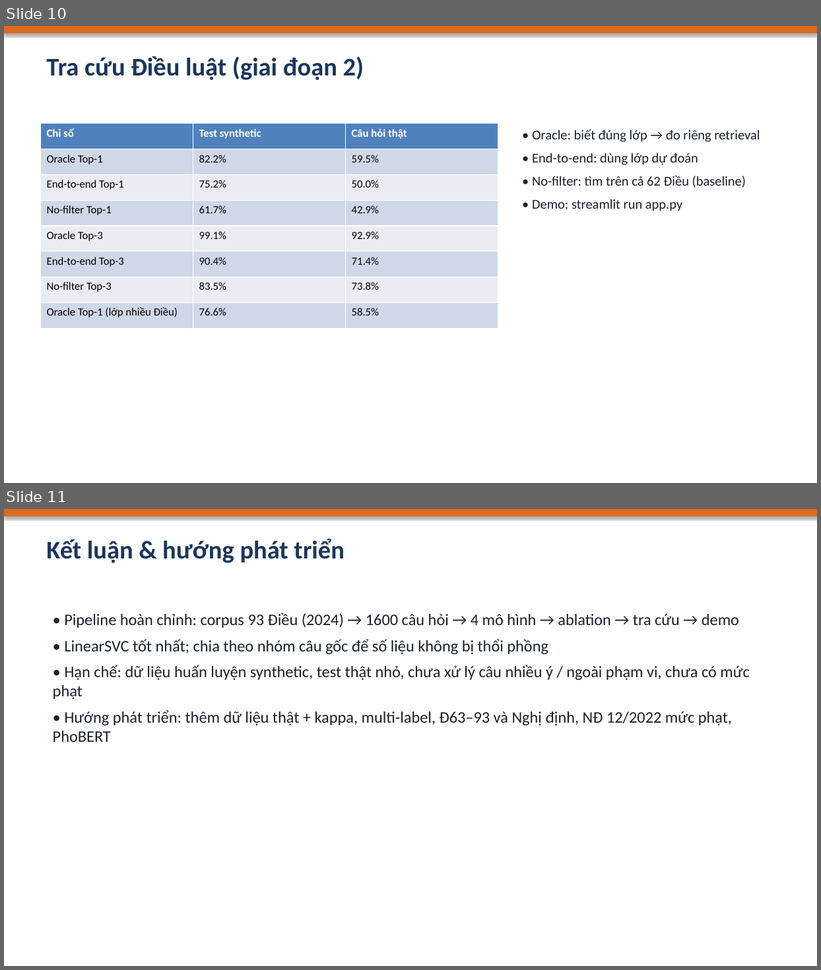
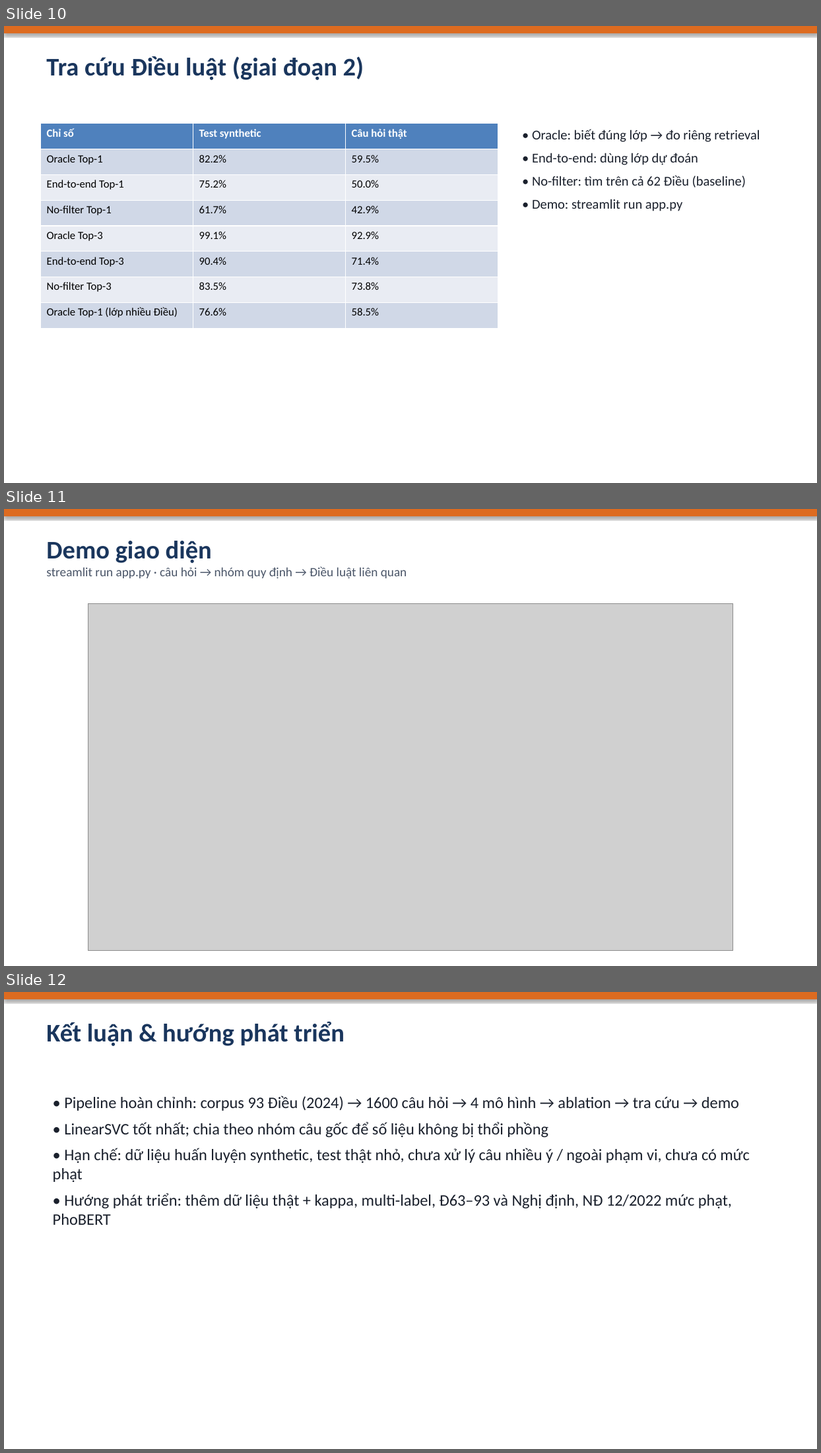
Before and after one commit to hoangdq08/uit-ohs-law-retrieval, a slide deck: reports/Slide_BaoCao_DoAn.pptx. Shown one above the other, each under a label of ours: slides 10 and 11 before the commit, slides 10, 11 and 12 after it. The pictures are 821x970 and 821x1453 pixels, drawn with LibreOffice and Linux fonts; fonts in the diff are those of the drawing; grey boxes stand for pictures. Boxes give left, top, right and bottom in pixels: in the first picture for what was removed or moved away, otherwise in the second. Text is boxed around its words. In the diff, an @@ line names an element or a change of style, - is before the commit and + after.

Commit message:
docs: add demo screenshot to report 7.4 and a demo slide
Replaces the last report placeholder; both builders pick up reports/figures/demo.png so rebuilds keep the image.

```diff
--- a/reports/Slide_BaoCao_DoAn.pptx
+++ b/reports/Slide_BaoCao_DoAn.pptx
@@ slide 11 added at (4,509,817,966), background #FFFFFF @@
@@ rectangle added at (4,509,817,516), fill #DD6B20 @@
@@ text added at (46,541,407,579), 15 pt, text #4A5568 @@
+Demo giao diện
+streamlit run app.py · câu hỏi → nhóm quy định → Điều luật liên quan
@@ picture added at (88,603,733,951) @@
@@ what was slide 11 is now slide 12 @@
```
Also in this commit, not shown: 5 other files.
